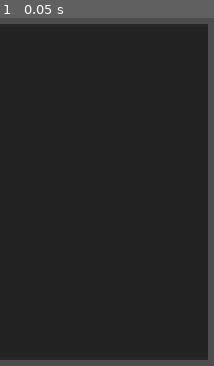
Above: before the commit, frame 1.
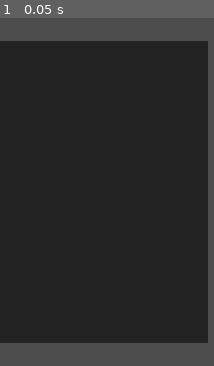
Above: after the commit, the same moment.

Repository: two-sticks-and-a-rock/space-arcade
Game: Godot game, scene res://scenes/ui/upgrade_panel.tscn
The game is run twice, just before and just after one commit, with the same random seed, the same clock (stepped at 60 frames per second) and the same inputs. This scene is started directly instead of the project's main scene.
Inputs:
- Up to frame 1 (0.05 s): no input

The runs differ from the first frame. In frame 1, 9.5% of the frame differs, in the area x 0-98%, y 1-99%.

Commit message:
Dg feat UI upgrades (#53)
* Upgrade menu UI

* adjust sizing

Diff:
--- a/scenes/ui/themes/default/default.tres
+++ b/scenes/ui/themes/default/default.tres
@@ -3,6 +3,14 @@
 [ext_resource type="StyleBox" uid="uid://gx635ikrm20o" path="res://scenes/ui/themes/default/button_hovered_style.tres" id="1_bij8h"]
 [ext_resource type="StyleBox" uid="uid://iqfaql8yjkrd" path="res://scenes/ui/themes/default/button_style.tres" id="2_eeet4"]
 [ext_resource type="StyleBox" uid="uid://pg8qmoousra7" path="res://scenes/ui/themes/default/button_pressed_style.tres" id="3_sh5y5"]
+
+[sub_resource type="StyleBoxFlat" id="StyleBoxFlat_j2skl"]
+bg_color = Color(0.13333334, 0.13333334, 0.13333334, 1)
+corner_radius_top_left = 12
+corner_radius_top_right = 12
+corner_radius_bottom_right = 12
+corner_radius_bottom_left = 12
+corner_detail = 5
 
 [resource]
 Button/font_sizes/font_size = 48
@@ -11,4 +19,5 @@
 Button/styles/pressed = ExtResource("3_sh5y5")
 HBoxContainer/constants/separation = 24
 Label/font_sizes/font_size = 60
+PanelContainer/styles/panel = SubResource("StyleBoxFlat_j2skl")
 VBoxContainer/constants/separation = 36
--- a/scenes/ui/upgrade_menu.gd
+++ b/scenes/ui/upgrade_menu.gd
@@ -1,7 +1,7 @@
 extends CanvasLayer
 
 @onready var upgrade_panel_scene : PackedScene = load("res://scenes/ui/upgrade_panel.tscn")
-@onready var h_container : HBoxContainer = $PanelContainer/HBoxContainer
+@onready var h_container : HBoxContainer = $PanelContainer/VBoxContainer/HBoxContainer
 
 var hit_max_level = false
 
--- a/scenes/ui/upgrade_menu.tscn
+++ b/scenes/ui/upgrade_menu.tscn
@@ -1,6 +1,7 @@
 [gd_scene format=3 uid="uid://7objd5d07aj7"]
 
 [ext_resource type="Script" uid="uid://cegmd2abpbpge" path="res://scenes/ui/upgrade_menu.gd" id="1_211cs"]
+[ext_resource type="Theme" uid="uid://drsxtvymgay2s" path="res://scenes/ui/themes/default/default.tres" id="2_j2skl"]
 
 [node name="UpgradeMenu" type="CanvasLayer" unique_id=1651193659]
 process_mode = 2
@@ -11,11 +12,43 @@
 anchors_preset = 15
 anchor_right = 1.0
 anchor_bottom = 1.0
+offset_left = 96.0
+offset_top = 96.0
+offset_right = -96.0
+offset_bottom = -96.0
 grow_horizontal = 2
 grow_vertical = 2
 
-[node name="HBoxContainer" type="HBoxContainer" parent="PanelContainer" unique_id=488218056]
+[node name="VBoxContainer" type="VBoxContainer" parent="PanelContainer" unique_id=1804274574]
+layout_mode = 2
+offset_transform_enabled = true
+offset_transform_position = Vector2(0, 12)
+theme = ExtResource("2_j2skl")
+
+[node name="PanelContainer" type="PanelContainer" parent="PanelContainer/VBoxContainer" unique_id=1825981137]
+layout_mode = 2
+size_flags_horizontal = 4
+size_flags_vertical = 0
+theme = ExtResource("2_j2skl")
+
+[node name="MarginContainer" type="MarginContainer" parent="PanelContainer/VBoxContainer/PanelContainer" unique_id=425239811]
+layout_mode = 2
+size_flags_horizontal = 4
+size_flags_vertical = 0
+theme_override_constants/margin_left = 512
+theme_override_constants/margin_top = 8
+theme_override_constants/margin_right = 512
+theme_override_constants/margin_bottom = 8
+
+[node name="Label" type="Label" parent="PanelContainer/VBoxContainer/PanelContainer/MarginContainer" unique_id=518747619]
+layout_mode = 2
+theme = ExtResource("2_j2skl")
+theme_override_font_sizes/font_size = 48
+text = "Upgrades"
+
+[node name="HBoxContainer" type="HBoxContainer" parent="PanelContainer/VBoxContainer" unique_id=488218056]
 layout_mode = 2
 size_flags_vertical = 4
+theme = ExtResource("2_j2skl")
 theme_override_constants/separation = 24
 alignment = 1
--- a/scenes/ui/upgrade_panel.tscn
+++ b/scenes/ui/upgrade_panel.tscn
@@ -3,8 +3,8 @@
 [ext_resource type="Script" uid="uid://btlxekjq0am2a" path="res://scenes/ui/upgrade_panel.gd" id="1_r60ue"]
 
 [node name="UpgradePanel" type="MarginContainer" unique_id=1694010216]
-custom_minimum_size = Vector2(500, 800)
-custom_maximum_size = Vector2(-1, 800)
+custom_minimum_size = Vector2(500, 720)
+custom_maximum_size = Vector2(-1, 720)
 anchors_preset = 4
 anchor_top = 0.5
 anchor_bottom = 0.5
